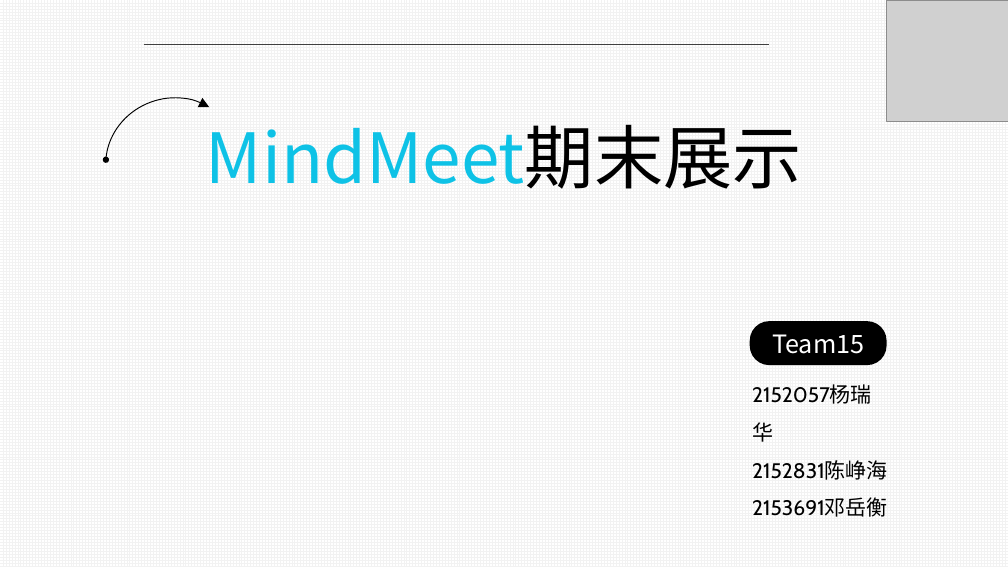
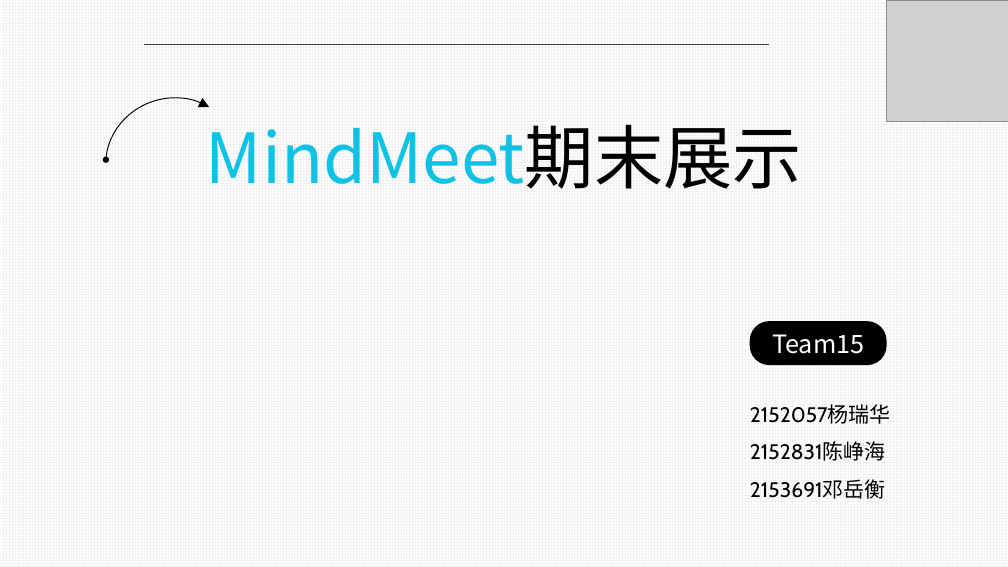
Before and after one commit to luxingzhi27/Tongji_SAD_2023_project, a slide deck: slide 1 of assignment3/期末展示.pptx. Drawn at 1008x567 pixels with LibreOffice and Linux fonts; fonts in the diff are those of the drawing; grey boxes stand for pictures. Boxes give left, top, right and bottom in pixels: in the first picture for what was removed or moved away, otherwise in the second. Text is boxed around its words. In the diff, an @@ line names an element or a change of style, - is before the commit and + after.

```diff
--- a/assignment3/期末展示.pptx
+++ b/assignment3/期末展示.pptx
@@ text "2152057杨瑞华" rewrapped from (x1=752, y1=460, x2=888, y2=517) to (x1=750, y1=404, x2=891, y2=499) @@
```
Also in this commit, not shown: 8 other slides changed, 13 slides added, 9 slides removed, 1 other file.
